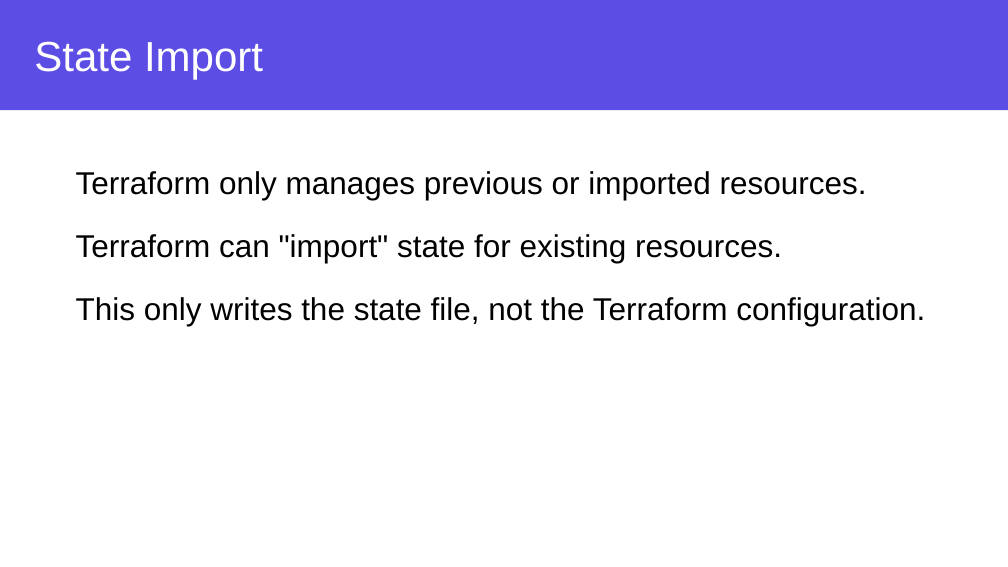
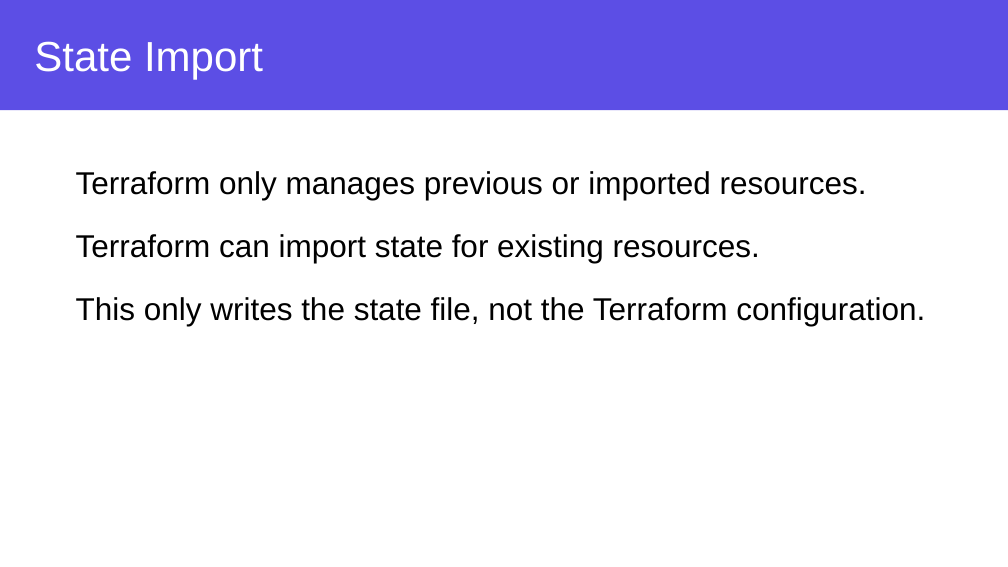
Before and after one commit to DheerajJoshi/azure-workshop-training, a slide deck: slide 6 of Slides/Azure and Terraform Workshop - Chapter 4.pptx. Drawn at 1008x567 pixels with LibreOffice and Linux fonts; fonts in the diff are those of the drawing; background and template pictures are left out. Boxes give left, top, right and bottom in pixels: in the first picture for what was removed or moved away, otherwise in the second. Text is boxed around its words. In the diff, an @@ line names an element or a change of style, - is before the commit and + after.

```diff
--- a/Slides/Azure and Terraform Workshop - Chapter 4.pptx
+++ b/Slides/Azure and Terraform Workshop - Chapter 4.pptx
@@ text at (76,234,760,263): text changed @@
-Terraform can "import" state for existing resources.
+Terraform can import state for existing resources.
```
Also in this commit, not shown: 3 other slides changed, 5 other files.
